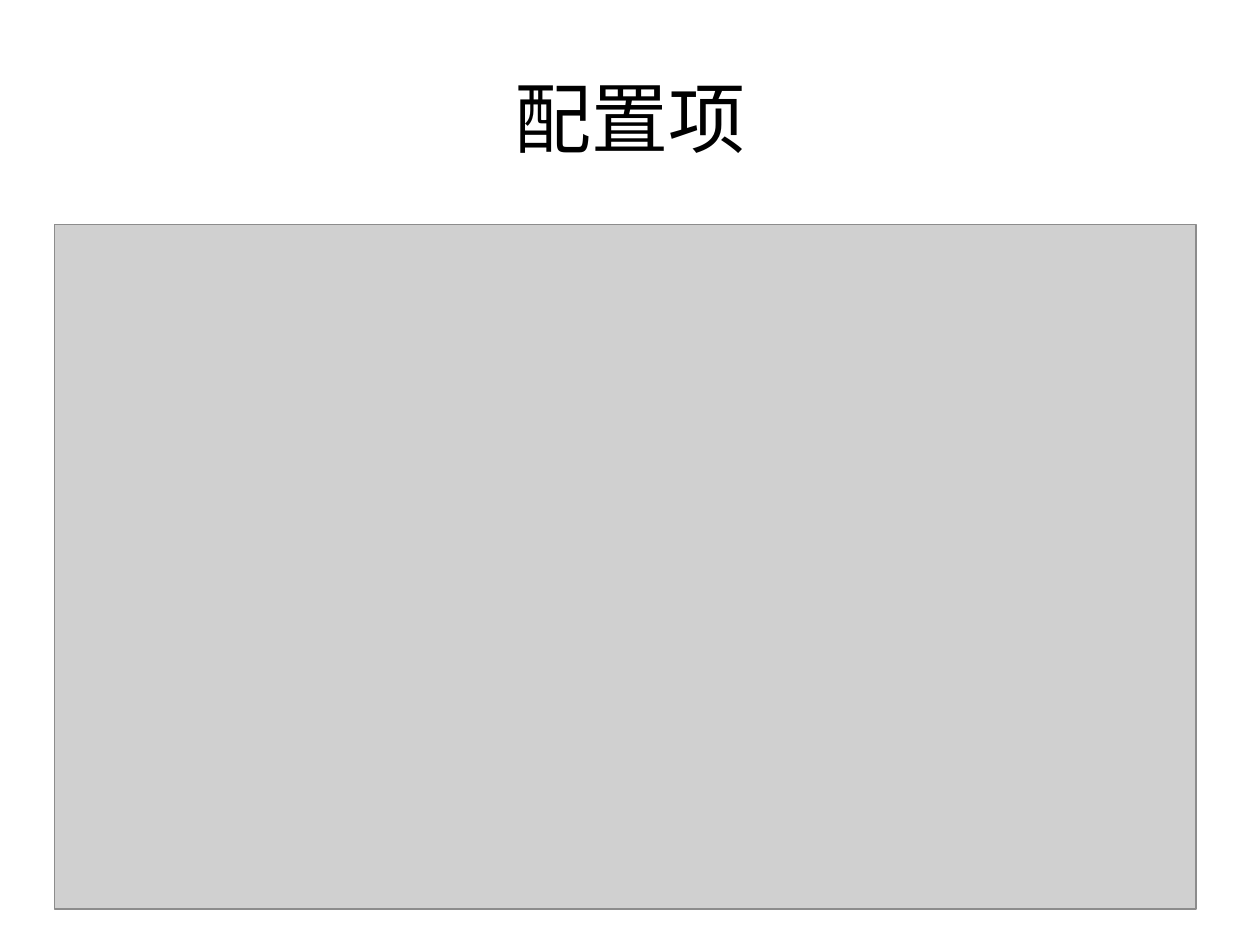
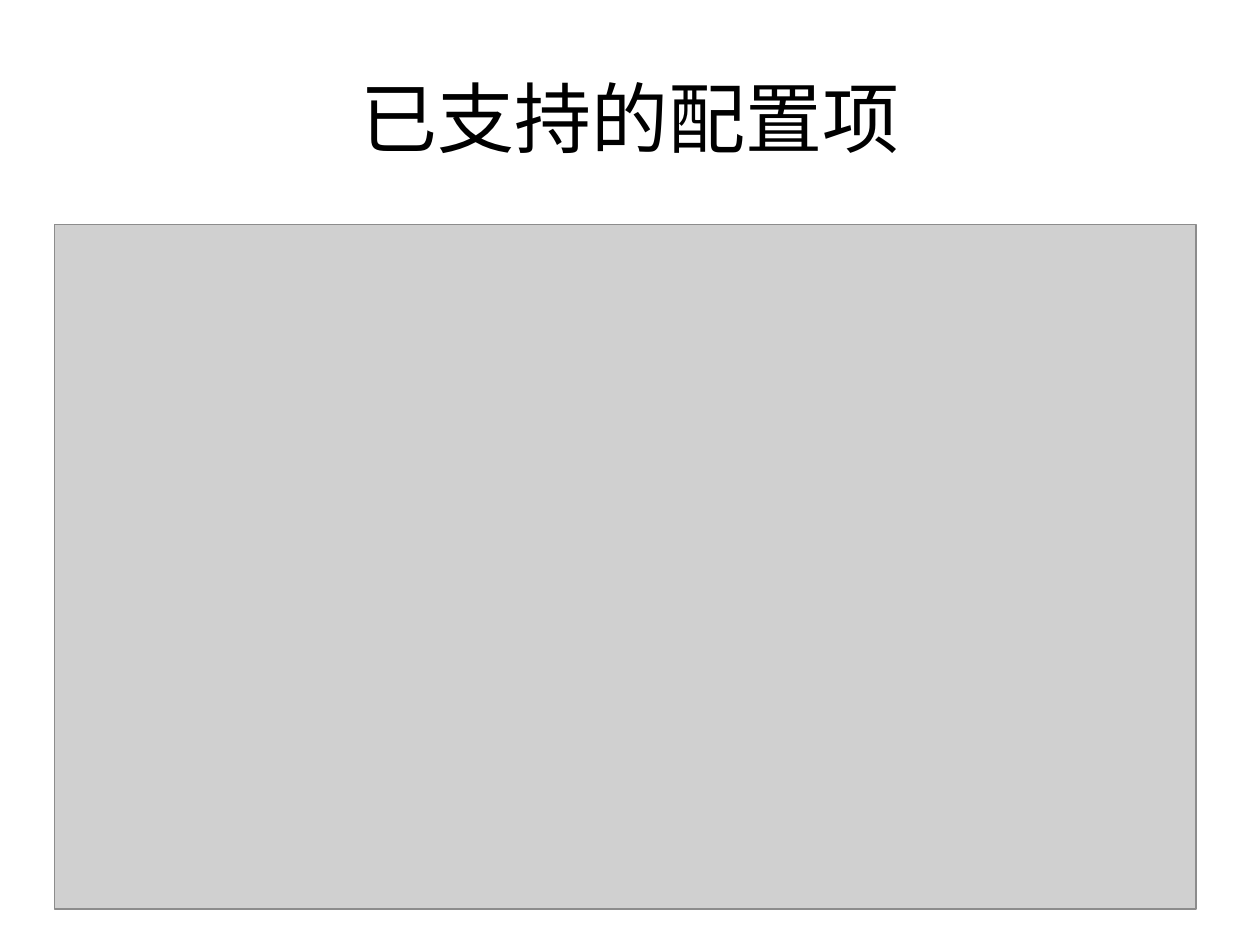
Before and after one commit to bhsei/16TeamC, a slide deck: slide 4 of 2.项目PPT/进度2-余锋伟.pptx (slide 2 before the commit). Drawn at 1260x945 pixels with LibreOffice and Linux fonts; fonts in the diff are those of the drawing; grey boxes stand for pictures. Boxes give left, top, right and bottom in pixels: in the first picture for what was removed or moved away, otherwise in the second. Text is boxed around its words. In the diff, an @@ line names an element or a change of style, - is before the commit and + after.

```diff
--- a/2.项目PPT/进度2-余锋伟.pptx
+++ b/2.项目PPT/进度2-余锋伟.pptx
@@ title at (x1=360, y1=82, x2=899, y2=153): text changed @@
-配置项
+已支持的配置项
```
Also in this commit, not shown: 1 other slide changed, 2 slides added, 1 other file.
